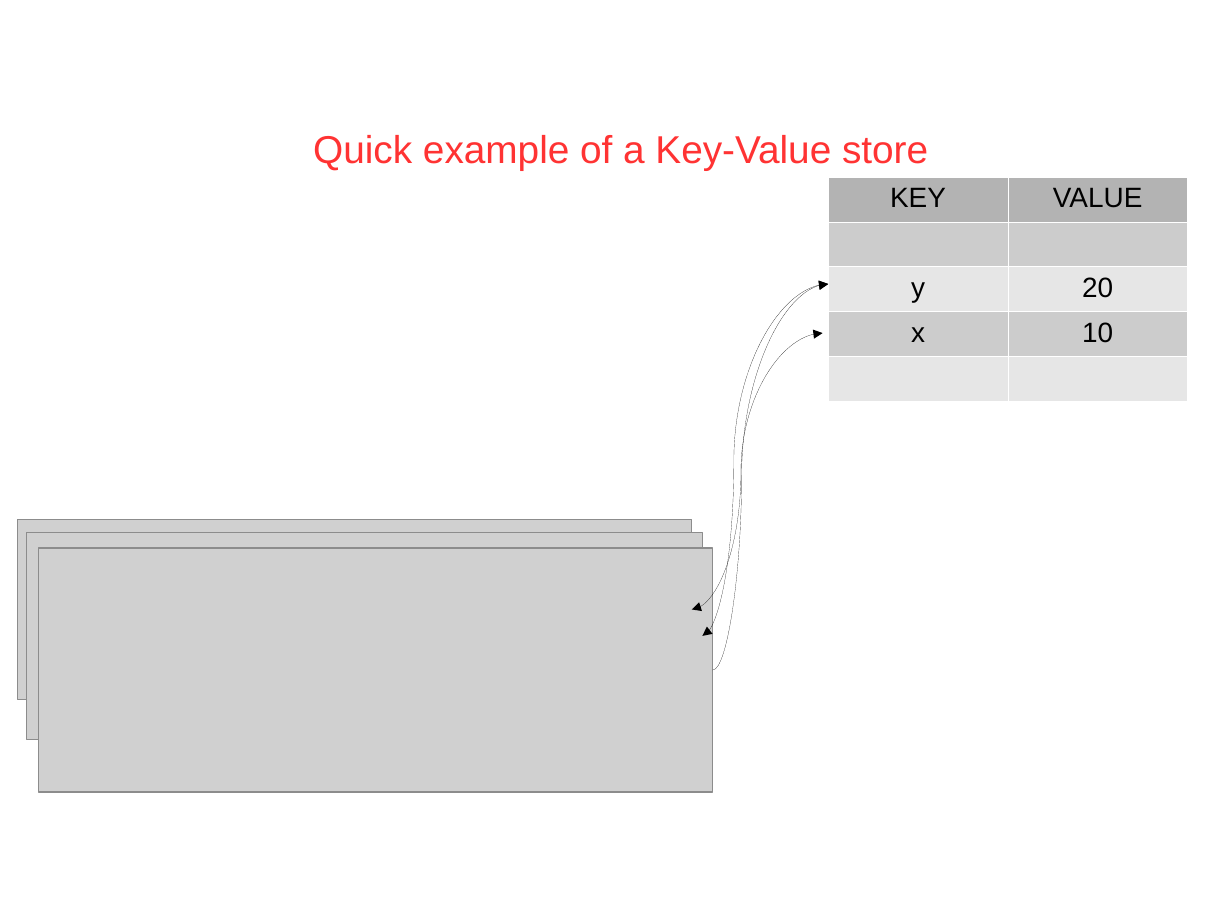
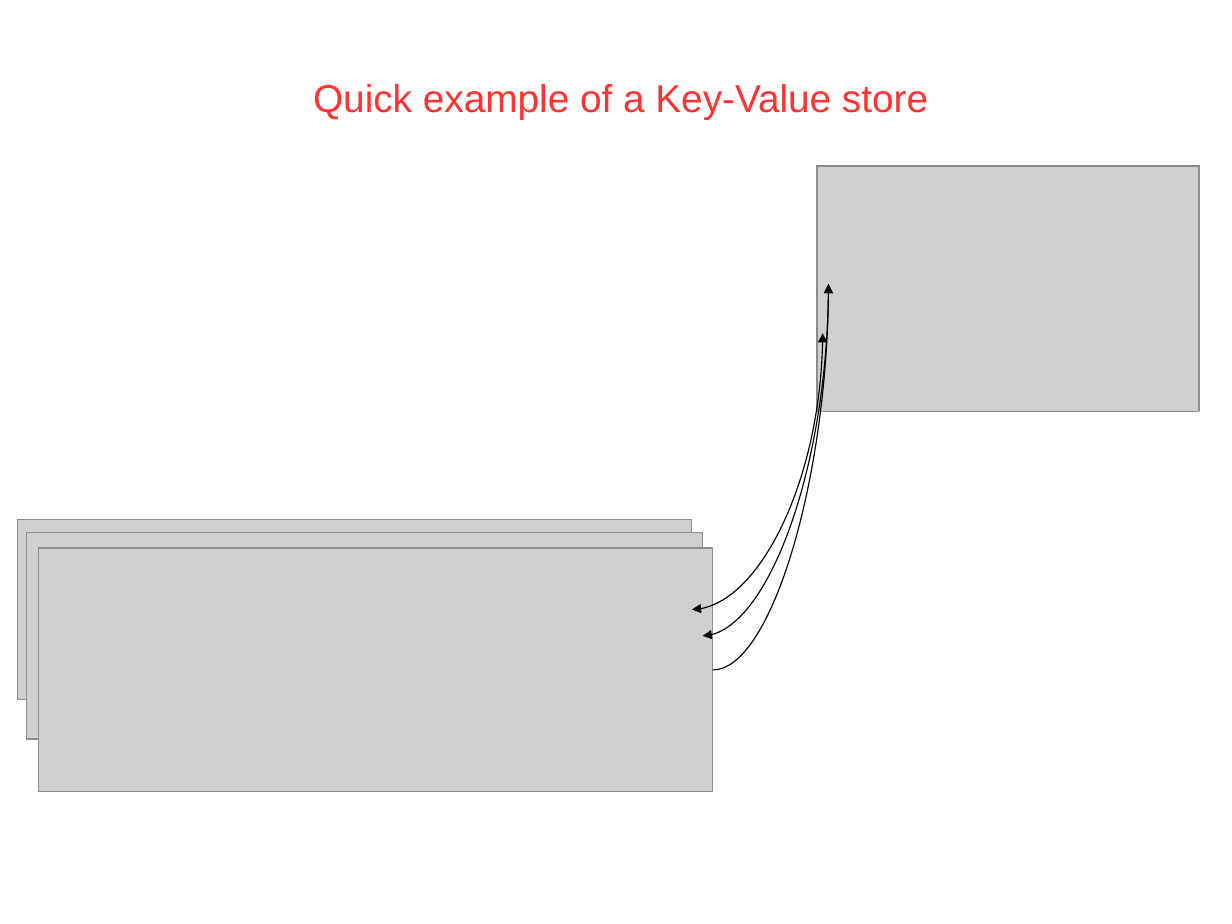
Before and after one commit to PatrickAndrade/top2developers, a slide deck: slide 4 of ProjectMidTermPresentation.odp. Drawn at 1232x924 pixels with LibreOffice and Linux fonts; fonts in the diff are those of the drawing; grey boxes stand for pictures; background and template pictures are left out. Boxes give left, top, right and bottom in pixels: in the first picture for what was removed or moved away, otherwise in the second. Text is boxed around its words. In the diff, an @@ line names an element or a change of style, - is before the commit and + after.

```diff
--- a/ProjectMidTermPresentation.odp
+++ b/ProjectMidTermPresentation.odp
@@ text "Quick example of a Key-Value ..." at (x1=313, y1=84, x2=928, y2=120): line spacing 2 to 0.93 @@
@@ picture added at (x1=817, y1=165, x2=1200, y2=410) @@
@@ picture added at (x1=817, y1=167, x2=1198, y2=411) @@
@@ picture added at (x1=818, y1=165, x2=1200, y2=410) @@
@@ table removed at (x1=828, y1=177, x2=1188, y2=390), 5 rows, 2 columns @@
-KEY | VALUE
- | 
-y | 20
- | 
- | 
@@ table removed at (x1=828, y1=177, x2=1188, y2=390), 5 rows, 2 columns @@
-KEY | VALUE
- | 
-y | 20
-x | 10
- | 
@@ table removed at (x1=830, y1=177, x2=1190, y2=390), 5 rows, 2 columns @@
-KEY | VALUE
- | 
-y | 20
-x | 10
- | 
@@ curved double arrow (703, 636) - (828, 284): stroke #000000 0 pt to #000000 0.74 pt; route changed @@
@@ curved arrow (713, 671) - (828, 284): stroke #000000 0 pt to #000000 0.74 pt; route changed @@
@@ curved double arrow (692, 609) - (823, 333): stroke #000000 0 pt to #000000 0.74 pt; route changed @@
```
Also in this commit, not shown: 9 other slides changed, 3 slides added.
